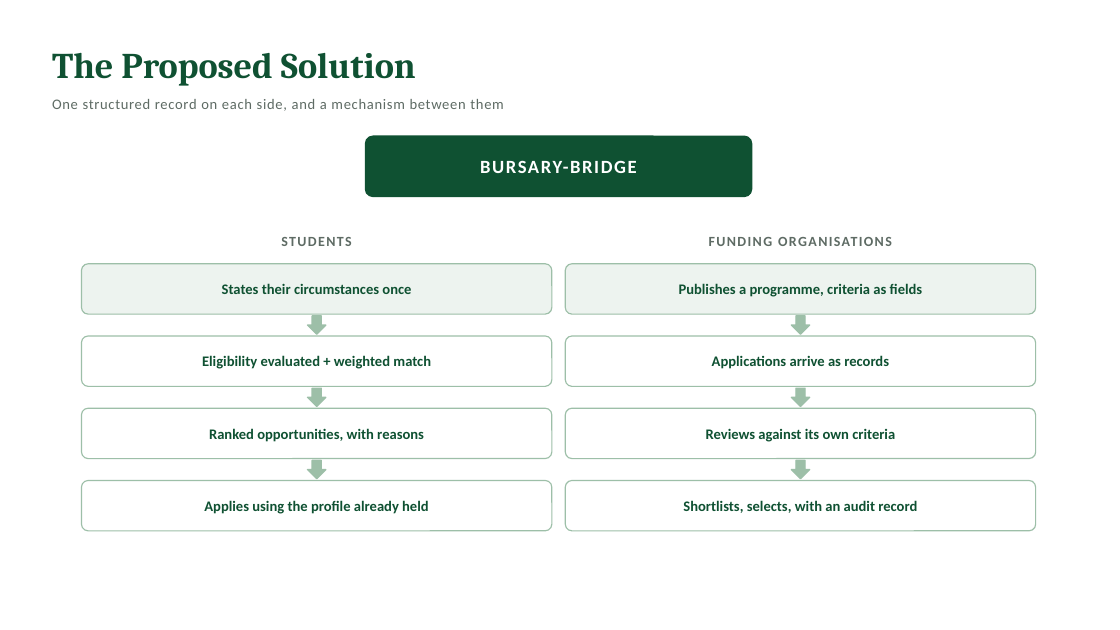
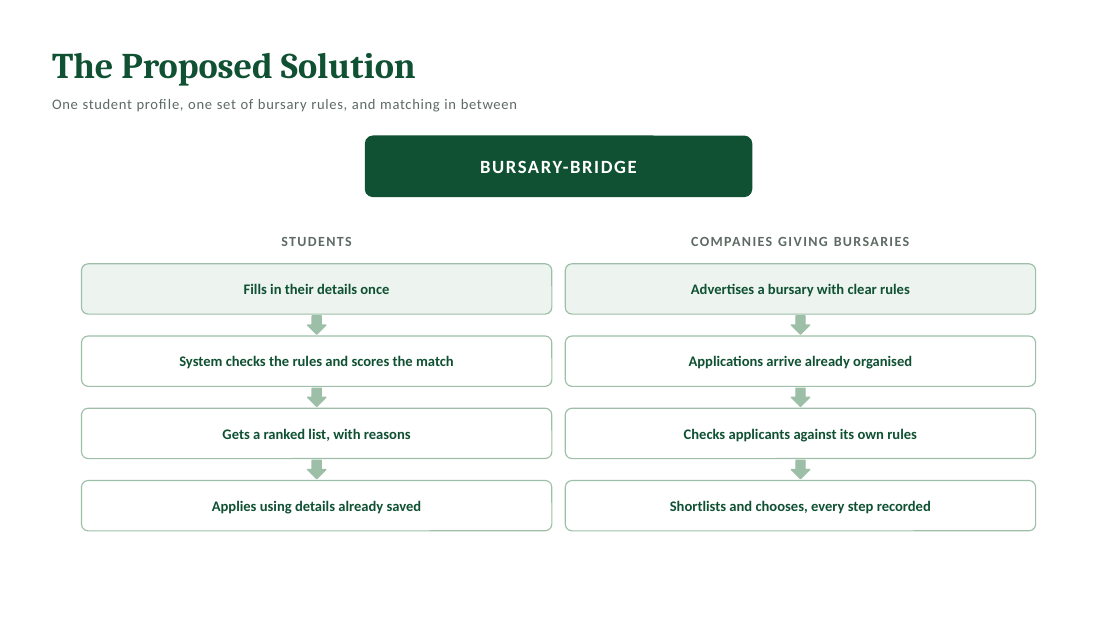
Before and after one commit to SCRIPTMASTER67/cursorBursaryBridge, a slide deck: slide 5 of docs/presentation/Bursary-Bridge_Presentation.pptx. Drawn at 1120x630 pixels with LibreOffice and Linux fonts; fonts in the diff are those of the drawing. Boxes give left, top, right and bottom in pixels: in the first picture for what was removed or moved away, otherwise in the second. Text is boxed around its words. In the diff, an @@ line names an element or a change of style, - is before the commit and + after.

```diff
--- a/docs/presentation/Bursary-Bridge_Presentation.pptx
+++ b/docs/presentation/Bursary-Bridge_Presentation.pptx
@@ text at (52, 99, 517, 112): text changed @@
-One structured record on each side, and a mechanism between them
+One student profile, one set of bursary rules, and matching in between
@@ text at (834, 237, 910, 246): text changed @@
-FUNDING ORGANISATIONS
+COMPANIES GIVING BURSARIES
@@ text in rounded rectangle at (244, 283, 389, 294): text changed @@
-States their circumstances once
+Fills in their details once
@@ text in rounded rectangle at (691, 283, 910, 297): text changed @@
-Publishes a programme, criteria as fields
+Advertises a bursary with clear rules
@@ text in rounded rectangle at (179, 355, 454, 369): text changed @@
-Eligibility evaluated + weighted match
+System checks the rules and scores the match
@@ text in rounded rectangle at (689, 355, 912, 369): text changed @@
-Applications arrive as records
+Applications arrive already organised
@@ text in rounded rectangle at (222, 428, 411, 441): text changed @@
-Ranked opportunities, with reasons
+Gets a ranked list, with reasons
@@ text in rounded rectangle at (684, 428, 917, 442): text changed @@
-Reviews against its own criteria
+Checks applicants against its own rules
@@ text in rounded rectangle at (212, 500, 422, 514): text changed @@
-Applies using the profile already held
+Applies using details already saved
@@ text in rounded rectangle at (670, 500, 931, 514): text changed @@
-Shortlists, selects, with an audit record
+Shortlists and chooses, every step recorded
```
Also in this commit, not shown: 8 other slides changed, 2 other files.
